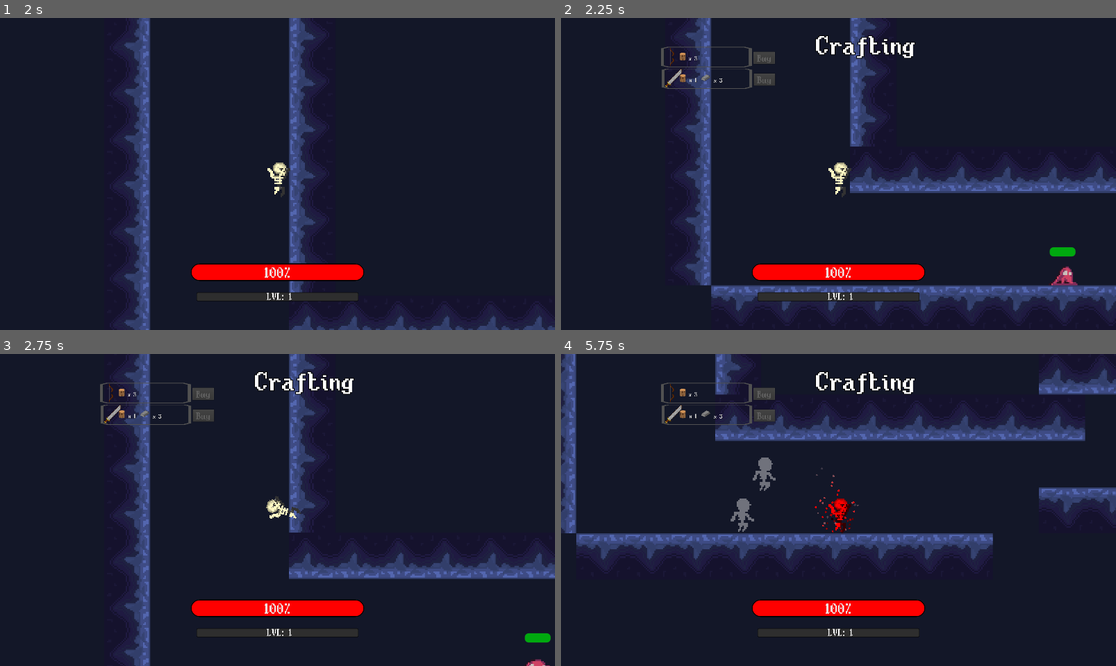
Above: before the commit, frames 1-4 (two rows, left to right).
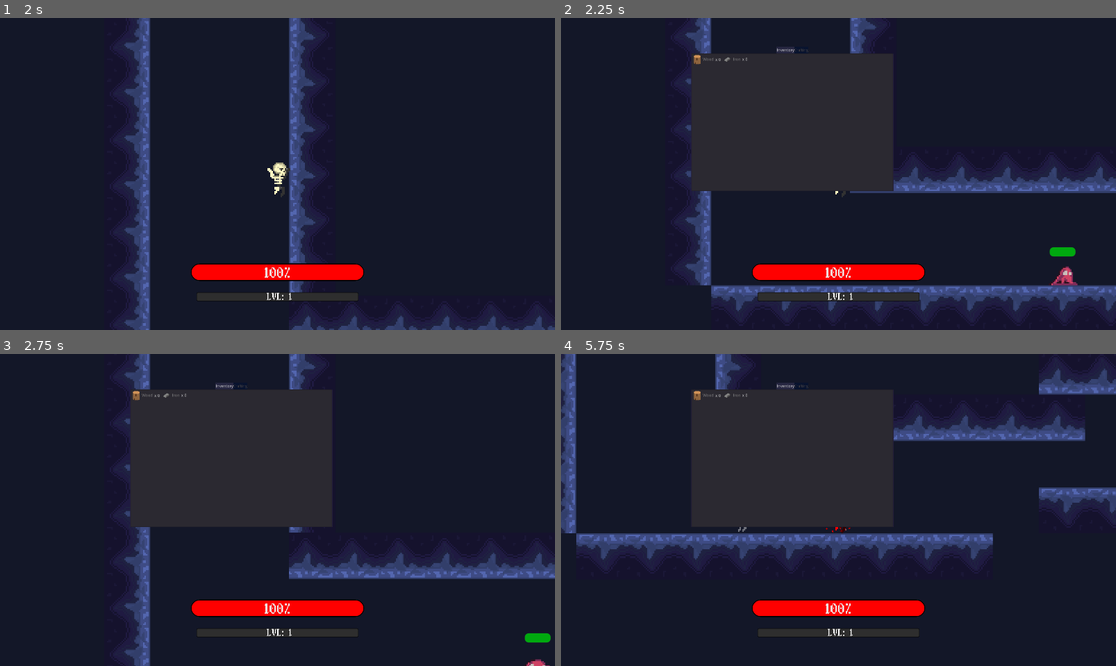
Above: after the commit, the same moments.

Repository: notfennecks/Cryptic-Crusade
Game: Godot game, scene res://Scenes/UI/Menu.tscn
Two runs of this game, one before a commit and one after it. Both use one fixed random seed, a clock stepped at 60 frames per second and the inputs below.
Inputs (mouse positions are in pixels of both pictures, inside the frame that each line leads up to):
- Up to frame 1 (2 s): click "Start Game" at 0.5 s; click "Start Game" at 1.25 s
- Up to frame 2 (2.25 s): move the mouse to (960, 158) at 2.02 s; hold D (right) from 2.03 s (still down); tap Tab (crafting) at 2.1 s
- Up to frame 3 (2.75 s): keep holding D (right); tap Space (jump) at 2.27 s
- Up to frame 4 (5.75 s): move the mouse to (727, 525) at 2.77 s; click (727, 525) at 2.85 s; tap Space (jump) at 3.02, 4.52, 5.27 s; tap Tab (crafting) at 3.05, 3.6, 4.55, 5.3 s; move the mouse to (894, 441) at 3.52 s; release D (right) at 3.53 s; hold A (left) 3.53-4.28 s; move the mouse to (810, 572) at 4.27 s; hold D (right) from 4.28 s (still down); tap 4 (dark) at 4.35 s; move the mouse to (1005, 556) at 5.02 s; tap 2 (fire) at 5.1 s

Frame 1 is identical in both runs. In frame 2, 3.7% of the frame differs, in the area x 18-64%, y 5-56%; in frame 3, 3.7%; in frame 4, 3.5%.

Commit message:
Inventory Screen

Diff:
--- a/GodotProject/Scenes/Levels/Level1-1.tscn
+++ b/GodotProject/Scenes/Levels/Level1-1.tscn
@@ -1,25 +1,26 @@
-[gd_scene load_steps=11 format=2]
+[gd_scene load_steps=12 format=2]
 
 [ext_resource path="res://Scripts/Levels/Level1-1.gd" type="Script" id=1]
 [ext_resource path="res://Scenes/Arrow.tscn" type="PackedScene" id=2]
 [ext_resource path="res://Scenes/UI/CraftingScreen.tscn" type="PackedScene" id=3]
 [ext_resource path="res://Scenes/UI/InventoryScreen.tscn" type="PackedScene" id=4]
 [ext_resource path="res://Scenes/UI/HUD.tscn" type="PackedScene" id=5]
-[ext_resource path="res://assets/Tilesets/CaveTileSetTest.tres" type="TileSet" id=6]
-[ext_resource path="res://assets/Tilesets/CaveTiles.tres" type="TileSet" id=7]
-[ext_resource path="res://Scenes/Player.tscn" type="PackedScene" id=8]
-[ext_resource path="res://Scenes/AI/Slime.tscn" type="PackedScene" id=9]
-[ext_resource path="res://Scenes/AI/BatAI.tscn" type="PackedScene" id=10]
+[ext_resource path="res://Scenes/UI/Test.tscn" type="PackedScene" id=6]
+[ext_resource path="res://assets/Tilesets/CaveTileSetTest.tres" type="TileSet" id=7]
+[ext_resource path="res://assets/Tilesets/CaveTiles.tres" type="TileSet" id=8]
+[ext_resource path="res://Scenes/Player.tscn" type="PackedScene" id=9]
+[ext_resource path="res://Scenes/AI/Slime.tscn" type="PackedScene" id=10]
+[ext_resource path="res://Scenes/AI/BatAI.tscn" type="PackedScene" id=11]
 
 [node name="Level1-1" type="Node2D"]
 script = ExtResource( 1 )
 Arrow = ExtResource( 2 )
 
 [node name="UI" type="CanvasLayer" parent="."]
-editor/display_folded = true
 
 [node name="CraftingScreen" parent="UI" instance=ExtResource( 3 )]
 editor/display_folded = true
+visible = false
 
 [node name="InventoryScreen" parent="UI" instance=ExtResource( 4 )]
 margin_left = 4.41052
@@ -29,20 +30,23 @@
 
 [node name="HUD" parent="UI" instance=ExtResource( 5 )]
 
+[node name="Inventory" parent="UI" instance=ExtResource( 6 )]
+visible = false
+
 [node name="Background" type="TileMap" parent="."]
-tile_set = ExtResource( 6 )
+tile_set = ExtResource( 7 )
 format = 1
 tile_data = PoolIntArray( -1376250, 5, 0, -1376249, 5, 0, -1376248, 5, 0, -1376247, 5, 0, -1376246, 5, 0, -1376245, 5,  …(25246 unchanged characters)…
 
 [node name="Environment" type="TileMap" parent="."]
-tile_set = ExtResource( 7 )
+tile_set = ExtResource( 8 )
 cell_size = Vector2( 32, 32 )
 collision_layer = 2
 collision_mask = 93
 format = 1
 tile_data = PoolIntArray( -589825, -1610612736, 0, -655357, -1073741824, 0, -524289, -1610612736, 0, -589821, -10737418 …(2639 unchanged characters)…
 
-[node name="Player" parent="." instance=ExtResource( 8 )]
+[node name="Player" parent="." instance=ExtResource( 9 )]
 position = Vector2( 101.565, -252.569 )
 player_speed = 150
 jump_height = -280
@@ -51,23 +55,20 @@
 arrow_rate = 0.1
 Bow = true
 
-[node name="Slime" parent="." instance=ExtResource( 9 )]
+[node name="Slime" parent="." instance=ExtResource( 10 )]
 position = Vector2( 208.982, -11.4159 )
 speed = 50
 
-[node name="Slime2" parent="." instance=ExtResource( 9 )]
+[node name="Slime2" parent="." instance=ExtResource( 10 )]
 position = Vector2( 283.552, -38.9743 )
 speed = 50
 
-[node name="Slime3" parent="." instance=ExtResource( 9 )]
+[node name="Slime3" parent="." instance=ExtResource( 10 )]
 position = Vector2( 419.722, -44.9182 )
 speed = 50
 
-[node name="BatPath" parent="." instance=ExtResource( 10 )]
+[node name="BatPath" parent="." instance=ExtResource( 11 )]
 position = Vector2( 419, -400 )
-
-[node name="BatPathFollow" parent="BatPath" index="0"]
-rotation = -0.442365
 [connection signal="shoot" from="Player" to="." method="_on_Player_shoot"]
 
 [editable path="BatPath"]
--- a/GodotProject/Scenes/Player.tscn
+++ b/GodotProject/Scenes/Player.tscn
@@ -2,22 +2,22 @@
 
 [ext_resource path="res://Scripts/Player.gd" type="Script" id=1]
 [ext_resource path="res://Scenes/AfterImage.tscn" type="PackedScene" id=2]
-[ext_resource path="res://assets/Player/Jump/PlayerJumpUp.png" type="Texture" id=3]
-[ext_resource path="res://assets/Player/Jump/PlayerJumpDown.png" type="Texture" id=4]
-[ext_resource path="res://assets/Player/Idle/PlayerIdle1.png" type="Texture" id=5]
-[ext_resource path="res://assets/Player/Idle/PlayerIdle2.png" type="Texture" id=6]
-[ext_resource path="res://assets/Player/Run/PlayerRun1.png" type="Texture" id=7]
-[ext_resource path="res://assets/Player/Run/PlayerRun2.png" type="Texture" id=8]
-[ext_resource path="res://assets/Player/Run/PlayerRun3.png" type="Texture" id=9]
-[ext_resource path="res://assets/Player/Run/PlayerRun4.png" type="Texture" id=10]
-[ext_resource path="res://assets/Player/Run/PlayerRun5.png" type="Texture" id=11]
-[ext_resource path="res://assets/Player/Run/PlayerRun6.png" type="Texture" id=12]
-[ext_resource path="res://assets/Player/Run/PlayerRun7.png" type="Texture" id=13]
-[ext_resource path="res://assets/Player/Run/PlayerRun8.png" type="Texture" id=14]
-[ext_resource path="res://assets/Player/Run/PlayerRun9.png" type="Texture" id=15]
-[ext_resource path="res://assets/Player/Run/PlayerRun10.png" type="Texture" id=16]
-[ext_resource path="res://assets/Player/Run/PlayerRun11.png" type="Texture" id=17]
-[ext_resource path="res://assets/Player/Run/PlayerRun12.png" type="Texture" id=18]
+[ext_resource path="res://assets/Player/Run/PlayerRun1.png" type="Texture" id=3]
+[ext_resource path="res://assets/Player/Run/PlayerRun2.png" type="Texture" id=4]
+[ext_resource path="res://assets/Player/Run/PlayerRun3.png" type="Texture" id=5]
+[ext_resource path="res://assets/Player/Run/PlayerRun4.png" type="Texture" id=6]
+[ext_resource path="res://assets/Player/Run/PlayerRun5.png" type="Texture" id=7]
+[ext_resource path="res://assets/Player/Run/PlayerRun6.png" type="Texture" id=8]
+[ext_resource path="res://assets/Player/Run/PlayerRun7.png" type="Texture" id=9]
+[ext_resource path="res://assets/Player/Run/PlayerRun8.png" type="Texture" id=10]
+[ext_resource path="res://assets/Player/Run/PlayerRun9.png" type="Texture" id=11]
+[ext_resource path="res://assets/Player/Run/PlayerRun10.png" type="Texture" id=12]
+[ext_resource path="res://assets/Player/Run/PlayerRun11.png" type="Texture" id=13]
+[ext_resource path="res://assets/Player/Run/PlayerRun12.png" type="Texture" id=14]
+[ext_resource path="res://assets/Player/Jump/PlayerJumpUp.png" type="Texture" id=15]
+[ext_resource path="res://assets/Player/Idle/PlayerIdle1.png" type="Texture" id=16]
+[ext_resource path="res://assets/Player/Idle/PlayerIdle2.png" type="Texture" id=17]
+[ext_resource path="res://assets/Player/Jump/PlayerJumpDown.png" type="Texture" id=18]
 [ext_resource path="res://assets/Player/LandRight.tres" type="Material" id=19]
 [ext_resource path="res://assets/Player/JumpRight.tres" type="Material" id=20]
 [ext_resource path="res://assets/Player/JumpLeft.tres" type="Material" id=21]
@@ -29,25 +29,25 @@
 
 [sub_resource type="SpriteFrames" id=1]
 animations = [ {
-"frames": [ ExtResource( 3 ) ],
+"frames": [ ExtResource( 3 ), ExtResource( 4 ), ExtResource( 5 ), ExtResource( 6 ), ExtResource( 7 ), ExtResource( 8 ), ExtResource( 9 ), ExtResource( 10 ), ExtResource( 11 ), ExtResource( 12 ), ExtResource( 13 ), ExtResource( 14 ) ],
+"loop": true,
+"name": "Run",
+"speed": 14.0
+}, {
+"frames": [ ExtResource( 15 ) ],
 "loop": true,
 "name": "JumpUp",
 "speed": 5.0
 }, {
-"frames": [ ExtResource( 4 ) ],
-"loop": true,
-"name": "JumpDown",
-"speed": 5.0
-}, {
-"frames": [ ExtResource( 5 ), ExtResource( 6 ) ],
+"frames": [ ExtResource( 16 ), ExtResource( 17 ) ],
 "loop": true,
 "name": "Idle",
 "speed": 2.0
 }, {
-"frames": [ ExtResource( 7 ), ExtResource( 8 ), ExtResource( 9 ), ExtResource( 10 ), ExtResource( 11 ), ExtResource( 12 ), ExtResource( 13 ), ExtResource( 14 ), ExtResource( 15 ), ExtResource( 16 ), ExtResource( 17 ), ExtResource( 18 ) ],
-"loop": true,
-"name": "Run",
-"speed": 14.0
+"frames": [ ExtResource( 18 ) ],
+"loop": true,
+"name": "JumpDown",
+"speed": 5.0
 } ]
 
 [sub_resource type="ParticlesMaterial" id=2]
--- /dev/null
+++ b/GodotProject/Scenes/UI/Test.gd
@@ -0,0 +1,5 @@
+extends Control
+
+func _process(delta):
+	$TabContainer/Inventory/WoodCount.text = "x " + str(Global.resources["Wood"])
+	$TabContainer/Inventory/IronCount.text = "x " + str(Global.resources["Iron"])
--- a/GodotProject/Scenes/UI/Test.tscn
+++ b/GodotProject/Scenes/UI/Test.tscn
@@ -1,11 +1,12 @@
-[gd_scene load_steps=13 format=2]
+[gd_scene load_steps=14 format=2]
 
-[ext_resource path="res://assets/Weapons+Items/Wood.png" type="Texture" id=1]
-[ext_resource path="res://assets/Weapons+Items/Iron.png" type="Texture" id=2]
-[ext_resource path="res://assets/Weapons+Items/SwordFinal.png" type="Texture" id=3]
-[ext_resource path="res://assets/Weapons+Items/Bow.png" type="Texture" id=4]
-[ext_resource path="res://assets/Fonts/CraftingButtonFont.tres" type="DynamicFont" id=5]
-[ext_resource path="res://assets/Fonts/ResourceAmountFont.tres" type="DynamicFont" id=6]
+[ext_resource path="res://Scenes/UI/Test.gd" type="Script" id=1]
+[ext_resource path="res://assets/Weapons+Items/Wood.png" type="Texture" id=2]
+[ext_resource path="res://assets/Weapons+Items/Iron.png" type="Texture" id=3]
+[ext_resource path="res://assets/Weapons+Items/SwordFinal.png" type="Texture" id=4]
+[ext_resource path="res://assets/Weapons+Items/Bow.png" type="Texture" id=5]
+[ext_resource path="res://assets/Fonts/CraftingButtonFont.tres" type="DynamicFont" id=6]
+[ext_resource path="res://assets/Fonts/ResourceAmountFont.tres" type="DynamicFont" id=7]
 
 [sub_resource type="StyleBoxFlat" id=1]
 bg_color = Color( 0.156863, 0.156863, 0.262745, 1 )
@@ -25,16 +26,15 @@
 [sub_resource type="StyleBoxFlat" id=6]
 
 [node name="Inventory" type="Control"]
-anchor_right = 1.0
-anchor_bottom = 1.0
-margin_left = 0.653702
-margin_right = 0.653702
+margin_right = 1920.0
+margin_bottom = 1080.0
+script = ExtResource( 1 )
 
 [node name="TabContainer" type="TabContainer" parent="."]
-margin_left = 4.13869
-margin_top = 3.31679
-margin_right = 452.139
-margin_bottom = 286.317
+margin_left = 450.0
+margin_top = 100.0
+margin_right = 1150.0
+margin_bottom = 600.0
 custom_styles/tab_fg = SubResource( 1 )
 custom_styles/tab_bg = SubResource( 2 )
 custom_styles/panel = SubResource( 3 )
@@ -56,8 +56,10 @@
 anchor_right = 1.0
 anchor_bottom = 1.0
 margin_left = 1.0
+margin_top = -0.540359
 margin_right = -1.0
-items = [ "Wood", ExtResource( 1 ), false, "Iron", ExtResource( 2 ), false ]
+margin_bottom = -0.540344
+items = [ "Wood", ExtResource( 2 ), false, "Iron", ExtResource( 3 ), false ]
 select_mode = 1
 allow_reselect = true
 max_text_lines = 10
@@ -66,6 +68,18 @@
 same_column_width = true
 fixed_column_width = 100
 icon_scale = 0.5
+
+[node name="WoodCount" type="Label" parent="TabContainer/Inventory"]
+margin_left = 83.7018
+margin_top = 13.5404
+margin_right = 106.702
+margin_bottom = 27.5404
+
+[node name="IronCount" type="Label" parent="TabContainer/Inventory"]
+margin_left = 177.158
+margin_top = 12.9687
+margin_right = 217.158
+margin_bottom = 26.9687
 
 [node name="Crafting" type="Tabs" parent="TabContainer"]
 visible = false
--- a/GodotProject/Scripts/Global.gd
+++ b/GodotProject/Scripts/Global.gd
@@ -13,5 +13,3 @@
 	}
 
 var level1_1 = "res://Scenes/Levels/Level1-1.tscn"
-
-onready var player = get_parent().get_node("Player")
--- a/GodotProject/Scripts/Levels/Level1-1.gd
+++ b/GodotProject/Scripts/Levels/Level1-1.gd
@@ -19,10 +19,10 @@
 		else:
 			$UI/InventoryScreen.show()
 	if Input.is_action_just_pressed("crafting"):
-		if $UI/CraftingScreen.visible:
-			$UI/CraftingScreen.hide()
+		if $UI/Inventory.visible:
+			$UI/Inventory.hide()
 		else:
-			$UI/CraftingScreen.show()
+			$UI/Inventory.show()
 
 func _on_Player_shoot(pos, dir):
 	var a = Arrow.instance()
--- a/GodotProject/Scripts/Player.gd
+++ b/GodotProject/Scripts/Player.gd
@@ -29,6 +29,7 @@
 var experience_required = get_required_experience(level + 1) #experience required is determined by the get required experience function
 signal experience_gained #create experience gained signal
 signal level_up
+signal picked_up_wood
 
 export (bool) var Bow = false
 export (bool) var Sword = false
Not shown: 5 places in GodotProject/Scenes/UI/Test.tscn that only renumber resources
